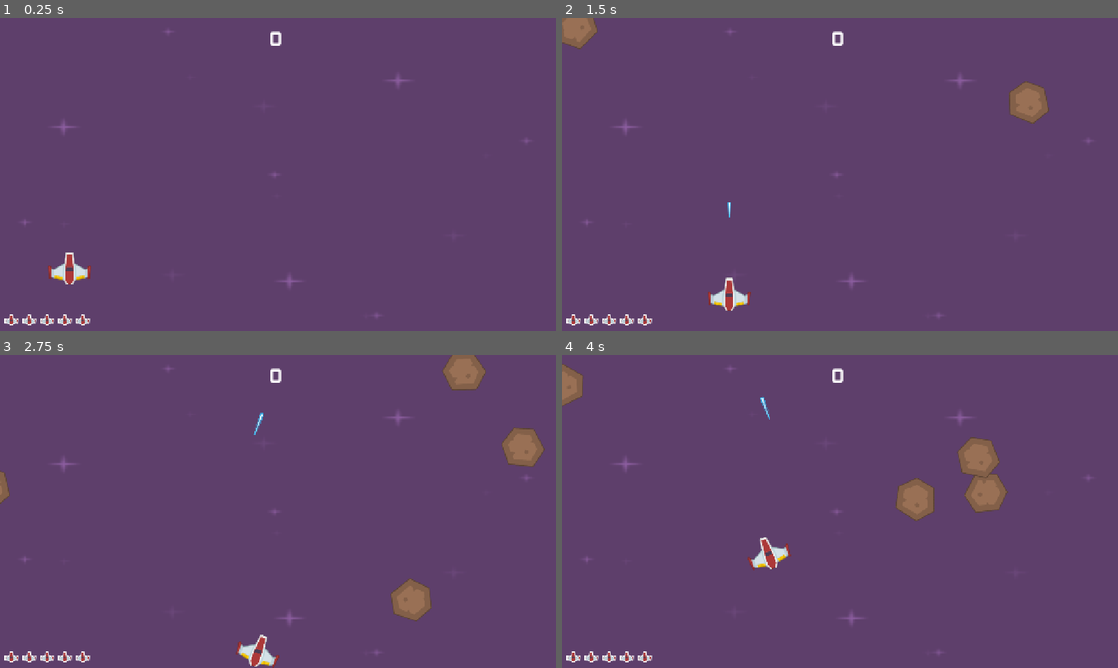
Above: before the commit, frames 1-4 (two rows, left to right).
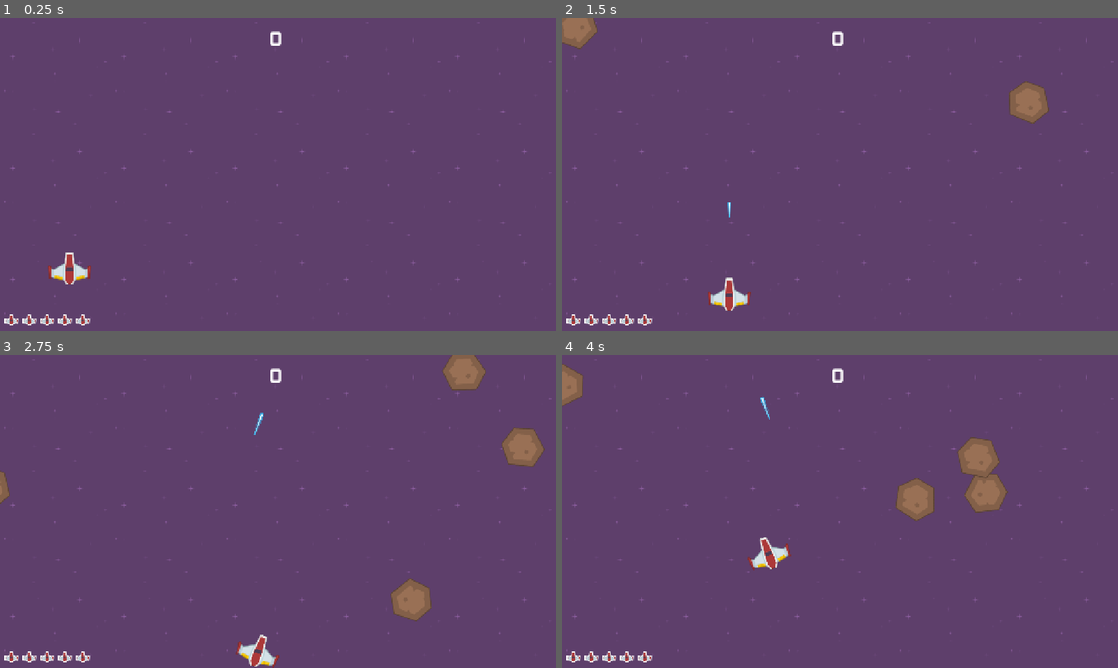
Above: after the commit, the same moments.

Repository: aliabbasnagari/Voidstrike
Game: Godot game, scene res://scenes/level.tscn
Same seed, same stepped clock (60 frames per second), same inputs: the game is played once before the commit and once after it.
Inputs:
- Up to frame 1 (0.25 s): no input
- Up to frame 2 (1.5 s): tap Enter at 0.5 s; hold Right (right) 0.53-1.28 s; tap Space (shoot) at 0.6, 1.35 s; hold Down (down) from 1.28 s (still down)
- Up to frame 3 (2.75 s): release Down (down) at 2.03 s; hold Right (right) from 2.03 s (still down); tap Space (shoot) at 2.1 s
- Up to frame 4 (4 s): release Right (right) at 2.78 s; hold Up (up) 2.78-3.53 s; tap Space (shoot) at 2.85, 3.6 s; hold Left (left) from 3.53 s (still down)

The runs differ from the first frame. In frame 1, 0.3% of the frame differs, in the area x 0-99%, y 4-96%; in frame 2, 0.3%; in frame 3, 0.3%; in frame 4, 0.3%.

Commit message:
level bacgkround fixed

Diff:
--- a/scenes/level.tscn
+++ b/scenes/level.tscn
@@ -22,10 +22,12 @@
 [node name="Level" type="Node2D" unique_id=297922621]
 script = ExtResource("1_mx8sn")
 
-[node name="BG" type="Sprite2D" parent="." unique_id=1051550263]
-position = Vector2(640, 360)
-scale = Vector2(5, 2.8125)
+[node name="BG" type="TextureRect" parent="." unique_id=1346753216]
+texture_filter = 1
+offset_right = 1280.0
+offset_bottom = 720.0
 texture = ExtResource("1_w7c3h")
+stretch_mode = 1
 
 [node name="Borders" type="Node2D" parent="." unique_id=605575373]
 
